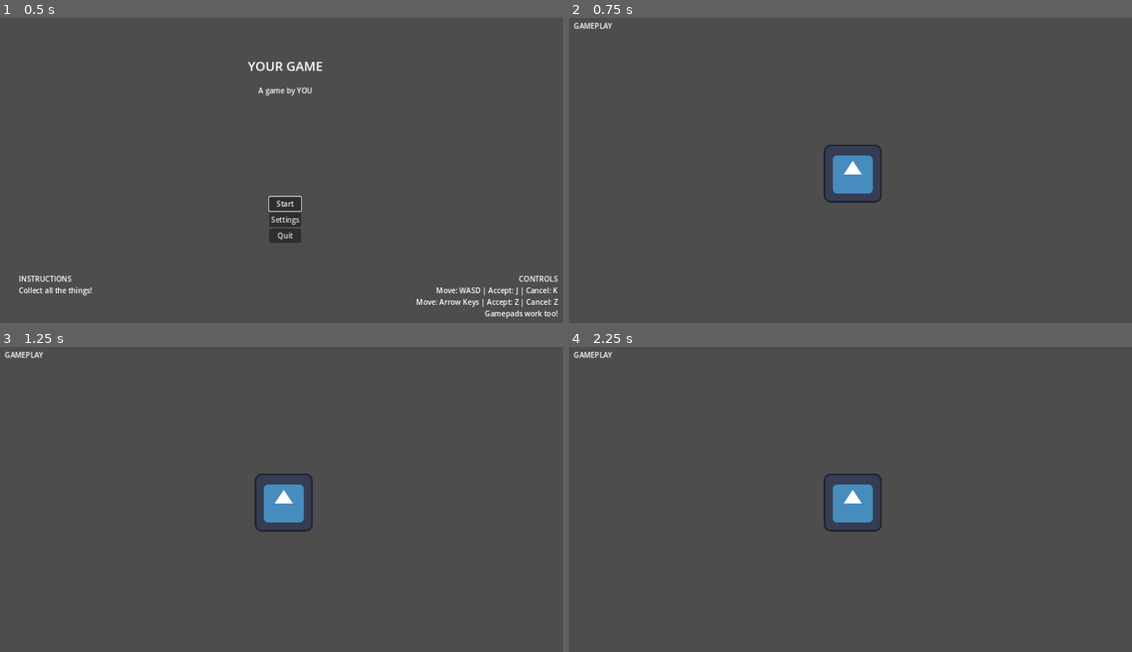
Above: before the commit, frames 1-4 (two rows, left to right).
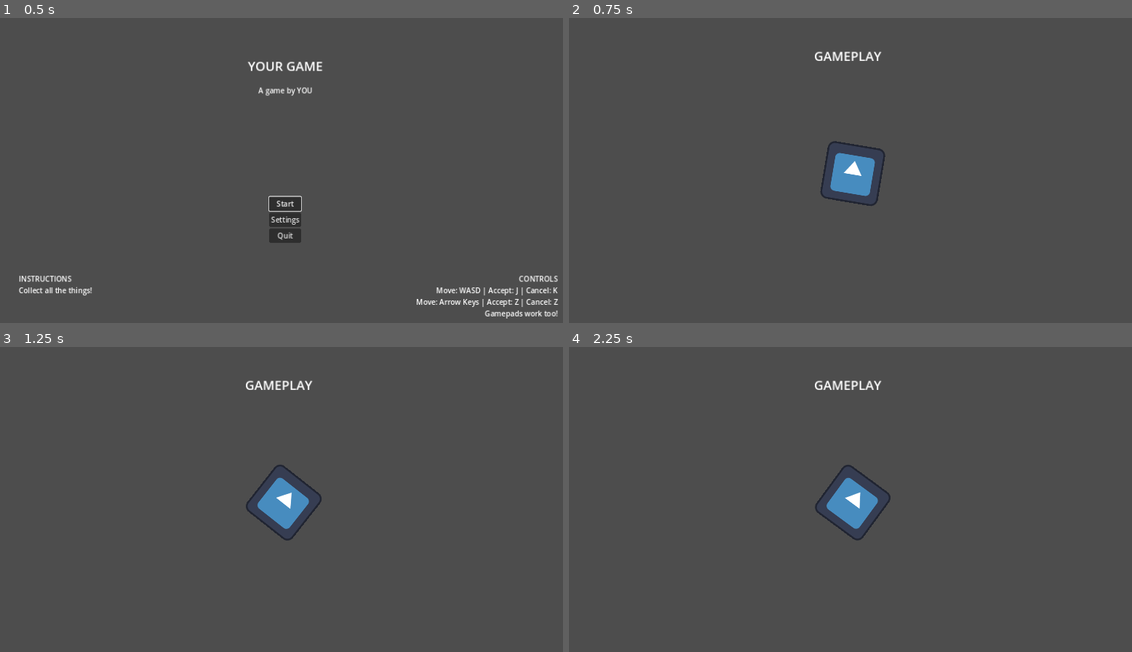
Above: after the commit, the same moments.

Repository: brettchalupa/godot_skeleton
Game: Godot game, scene res://main_menu/main_menu.tscn
Two runs of this game, one before a commit and one after it. Both use one fixed random seed, a clock stepped at 60 frames per second and the inputs below. The engine's default icon, where the game draws it, is replaced by a stand-in: a white triangle on a blue panel in a dark square.
Inputs:
- Up to frame 1 (0.5 s): no input
- Up to frame 2 (0.75 s): click "Start" at 0.5 s
- Up to frame 3 (1.25 s): no input
- Up to frame 4 (2.25 s): tap Enter (ui_accept) at 1.25, 1.52 s

Frame 1 is identical in both runs. In frame 2, 0.8% of the frame differs, in the area x 0-57%, y 1-62%; in frame 3, 1.1%, in the area x 0-58%, y 1-64%; in frame 4, 1.1%.

Commit message:
chore: revise gameplay scene & spin icon
makes it clear something is happening and centers the title

Diff:
--- a/gameplay/gameplay.gd
+++ b/gameplay/gameplay.gd
@@ -3,3 +3,5 @@
 func _process(_delta):
 	if Input.is_action_pressed("ui_accept"):
 		get_tree().change_scene_to_file(Global.SCENE_MAIN_MENU)
+
+	$Icon.rotate(_delta)
--- a/gameplay/gameplay.tscn
+++ b/gameplay/gameplay.tscn
@@ -7,11 +7,15 @@
 script = ExtResource("1_thqv1")
 
 [node name="Title" type="Label" parent="."]
-offset_left = 23.0
-offset_top = 14.0
-offset_right = 108.0
-offset_bottom = 40.0
+anchors_preset = -1
+offset_left = 552.0
+offset_top = 71.0
+offset_right = 701.0
+offset_bottom = 113.0
+grow_horizontal = 2
+theme_type_variation = &"HeaderLarge"
 text = "GAMEPLAY"
+metadata/_edit_use_anchors_ = true
 
 [node name="Icon" type="Sprite2D" parent="."]
 position = Vector2(637, 350)
